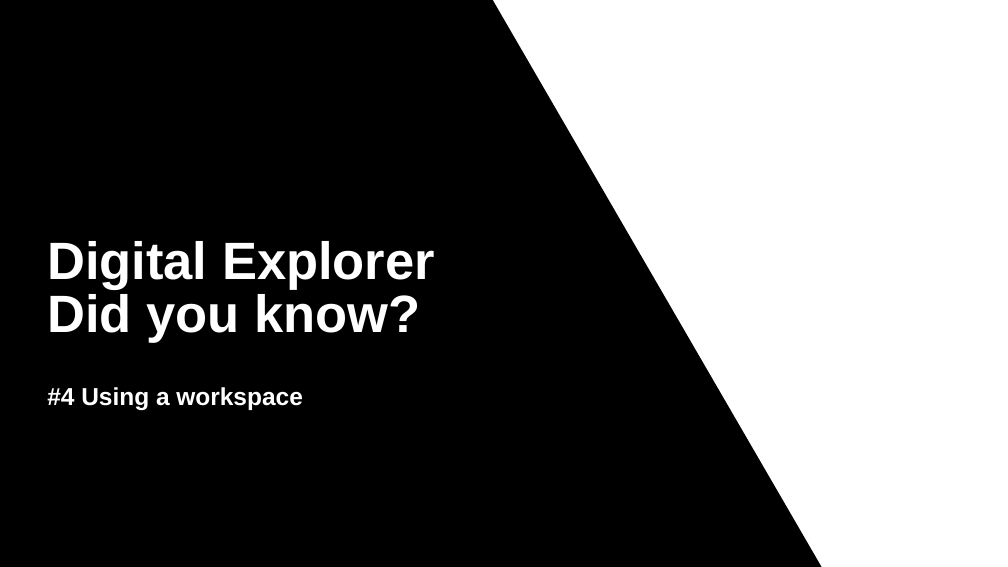
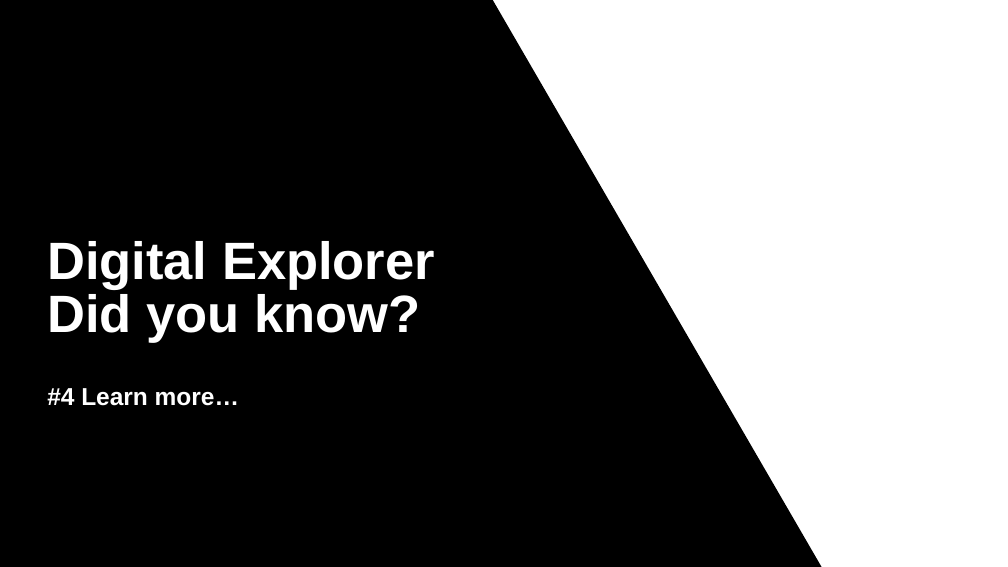
Before and after one commit to EnglishSid/DigitalExplorerSpecs, a slide deck: slide 1 of InProgress/DidYouKnow/DYKBanner.pptx. Drawn at 1008x567 pixels with LibreOffice and Linux fonts; fonts in the diff are those of the drawing; background and template pictures are left out. Boxes give left, top, right and bottom in pixels: in the first picture for what was removed or moved away, otherwise in the second. Text is boxed around its words. In the diff, an @@ line names an element or a change of style, - is before the commit and + after.

Commit message:
:movie_camera: Did you know #4

```diff
--- a/InProgress/DidYouKnow/DYKBanner.pptx
+++ b/InProgress/DidYouKnow/DYKBanner.pptx
@@ subtitle at [47,388,239,406]: text changed @@
-#4 Using a workspace
+#4 Learn more…
```
Also in this commit, not shown: 2 other files.
